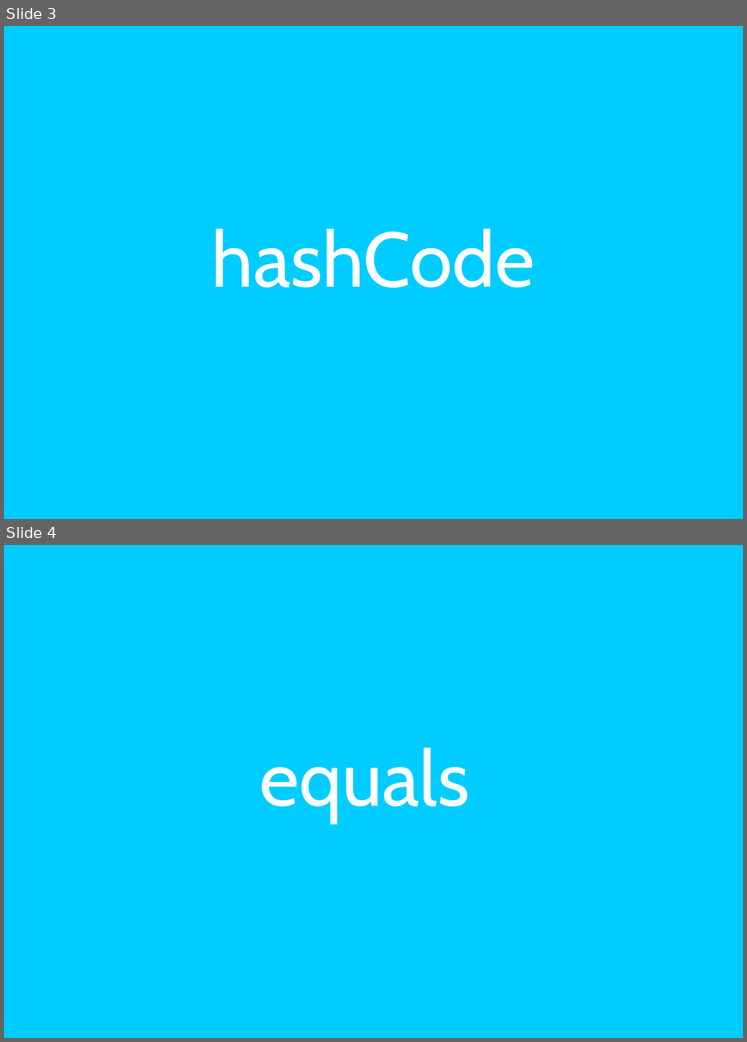
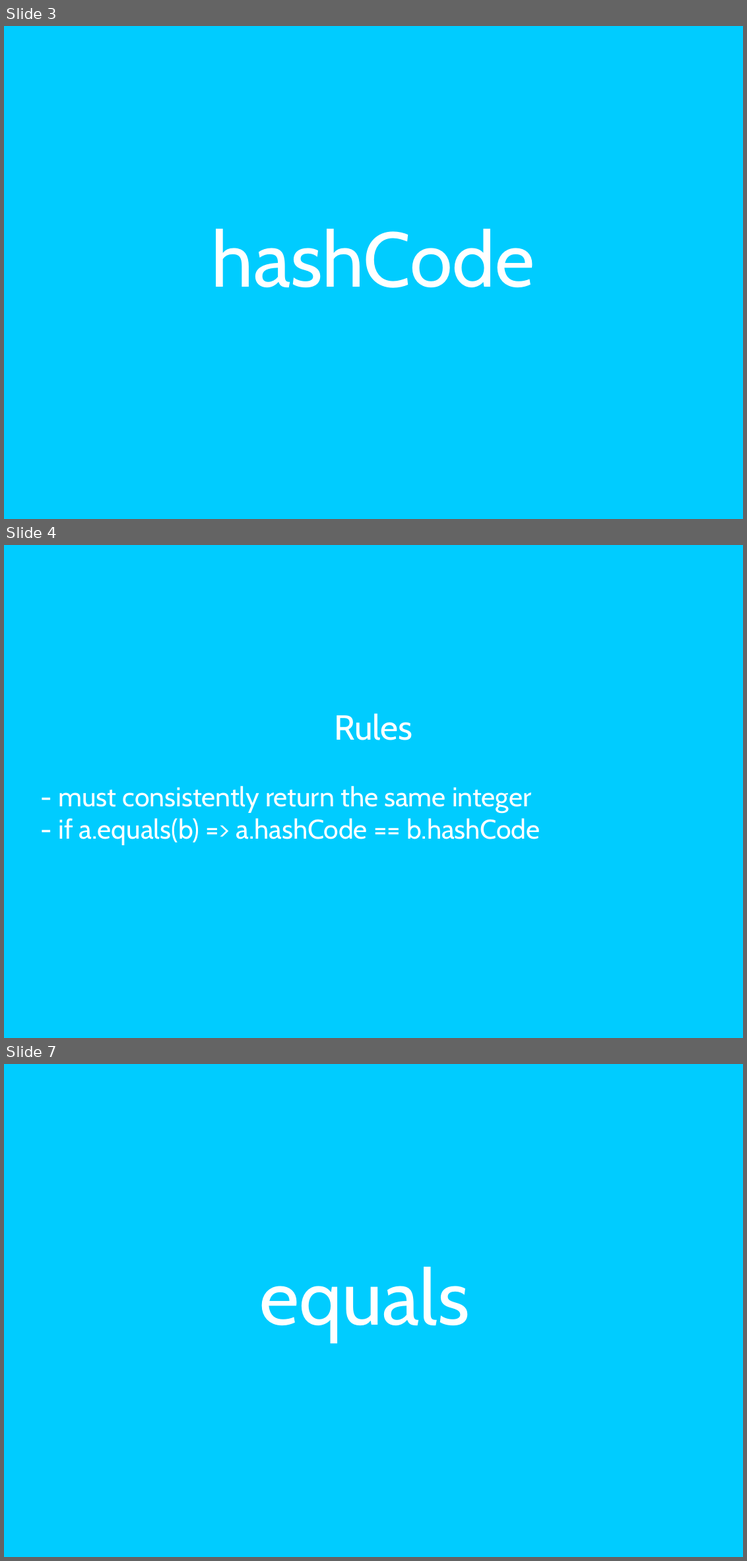
Before and after one commit to mateuszwinnicki/talks, a slide deck: JavaProgrammersMistake/JeszKebabAleCzyWieszCoJestWSrodku.odp. Shown one above the other, each under a label of ours: slides 3 and 4 before the commit, slides 3, 4 and 7 after it; the slides between them are not shown. The pictures are 747x1042 and 747x1561 pixels, drawn with LibreOffice and Linux fonts; fonts in the diff are those of the drawing. Boxes give left, top, right and bottom in pixels: in the first picture for what was removed or moved away, otherwise in the second. Text is boxed around its words. In the diff, an @@ line names an element or a change of style, - is before the commit and + after.

```diff
--- a/JavaProgrammersMistake/JeszKebabAleCzyWieszCoJestWSrodku.odp
+++ b/JavaProgrammersMistake/JeszKebabAleCzyWieszCoJestWSrodku.odp
@@ slide 4 added at bbox=[4, 545, 743, 1038], background #00CCFF @@
@@ text added at bbox=[59, 713, 540, 845], 28 pt, text #FFFFFF @@
+Rules
+- must consistently return the same integer
+- if a.equals(b) => a.hashCode == b.hashCode
@@ what was slide 4 is now slide 7 @@
```
Also in this commit, not shown: 1 slide changed, 9 other slides added, 2 other files.
